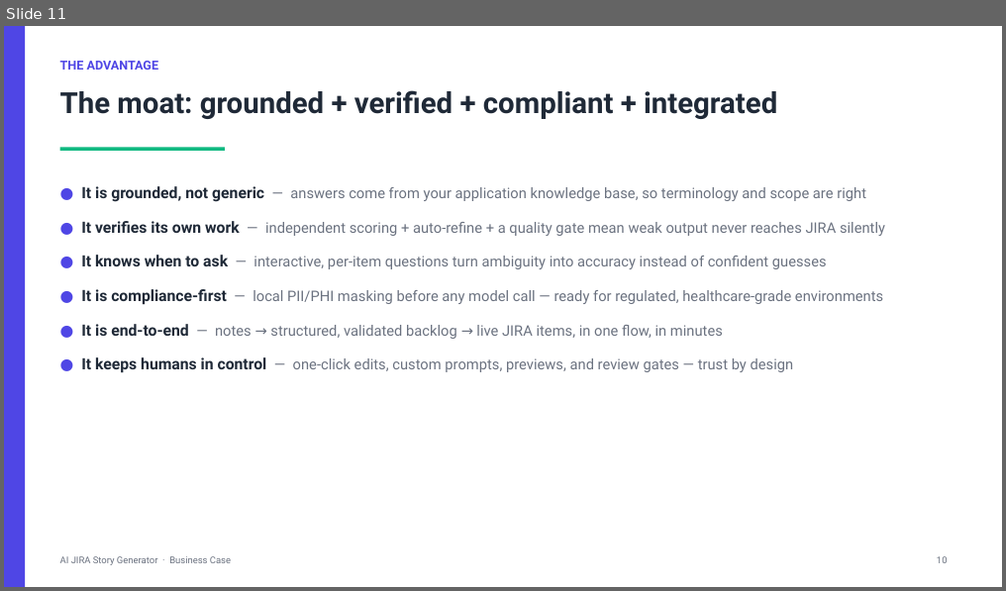
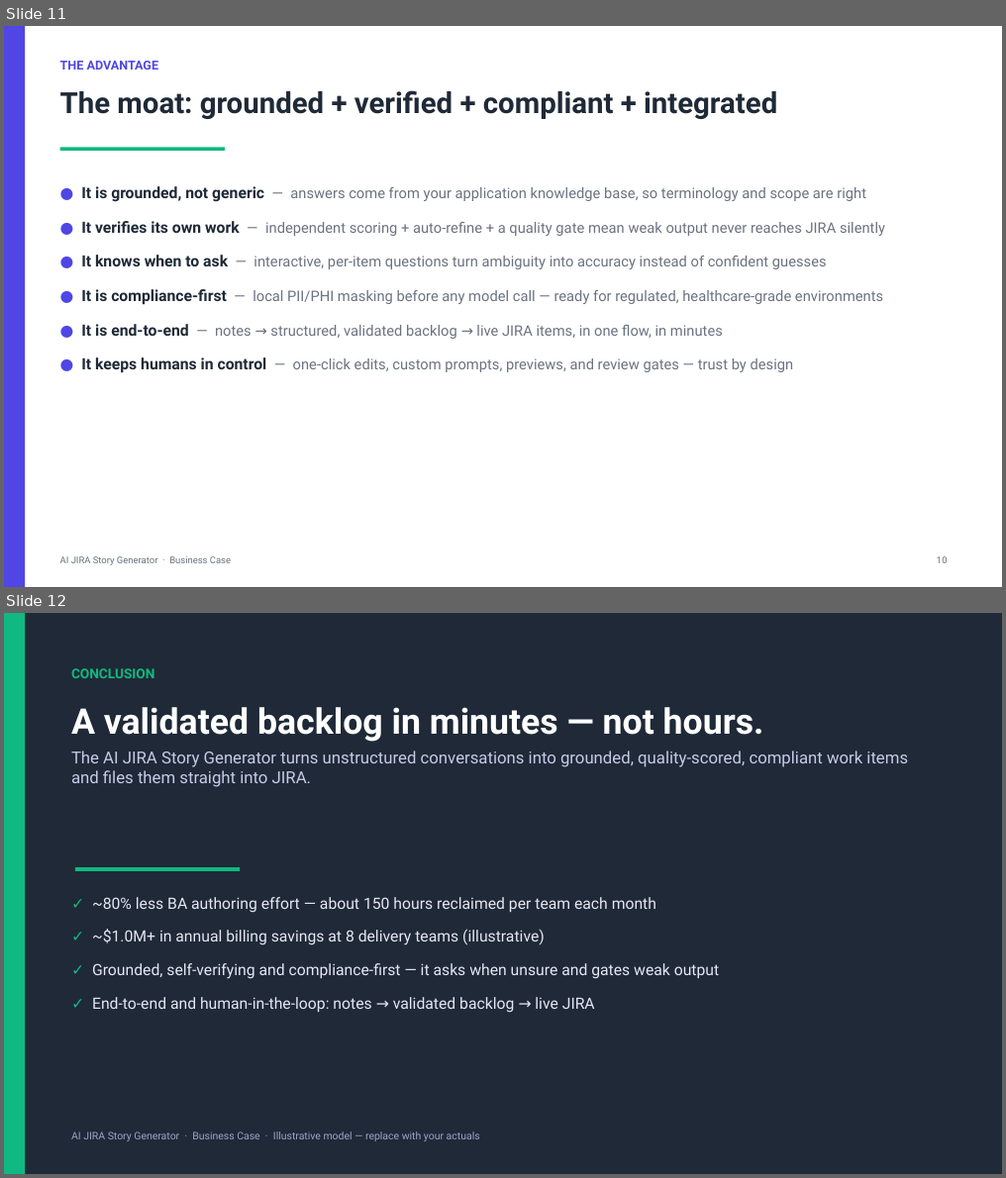
Before and after one commit to nikhilpatil-ct/jira-story-generator, a slide deck: AI-JIRA-Story-Generator-Business-Deck.pptx. Shown one above the other, each under a label of ours: slide 11 before the commit, slides 11 and 12 after it. The pictures are 1006x591 and 1006x1178 pixels, drawn with LibreOffice and Linux fonts; fonts in the diff are those of the drawing. Boxes give left, top, right and bottom in pixels: in the first picture for what was removed or moved away, otherwise in the second. Text is boxed around its words. In the diff, an @@ line names an element or a change of style, - is before the commit and + after.

Commit message:
feat: Update AI JIRA Story Generator Business Deck presentation

```diff
--- a/AI-JIRA-Story-Generator-Business-Deck.pptx
+++ b/AI-JIRA-Story-Generator-Business-Deck.pptx
@@ slide 12 added at [4, 613, 1002, 1174], background #FFFFFF @@
@@ rectangle added at [4, 613, 1002, 1174], fill #1F2937 @@
@@ rectangle added at [4, 613, 25, 1174], fill #10B981 @@
@@ text added at [71, 668, 154, 678], 13 pt, text #10B981, bold @@
+CONCLUSION
@@ text added at [71, 707, 908, 787], 16 pt, text #C7CBE8 @@
+A validated backlog in minutes — not hours.
+The AI JIRA Story Generator turns unstructured conversations into grounded, quality-scored, compliant work items and files them straight into JIRA.
@@ rectangle added at [75, 867, 240, 871], fill #10B981 @@
@@ text added at [92, 897, 719, 1013], 15 pt, text #E5E7F4 @@
+✓ ~80% less BA authoring effort — about 150 hours reclaimed per team each month
+✓ ~$1.0M+ in annual billing savings at 8 delivery teams (illustrative)
+✓ Grounded, self-verifying and compliance-first — it asks when unsure and gates weak output
+✓ End-to-end and human-in-the-loop: notes → validated backlog → live JIRA
@@ text added at [71, 1132, 480, 1142], 10 pt, text #9EA4C9 @@
+AI JIRA Story Generator · Business Case · Illustrative model — replace with your actuals
```
Also in this commit, not shown: 1 slide removed.
